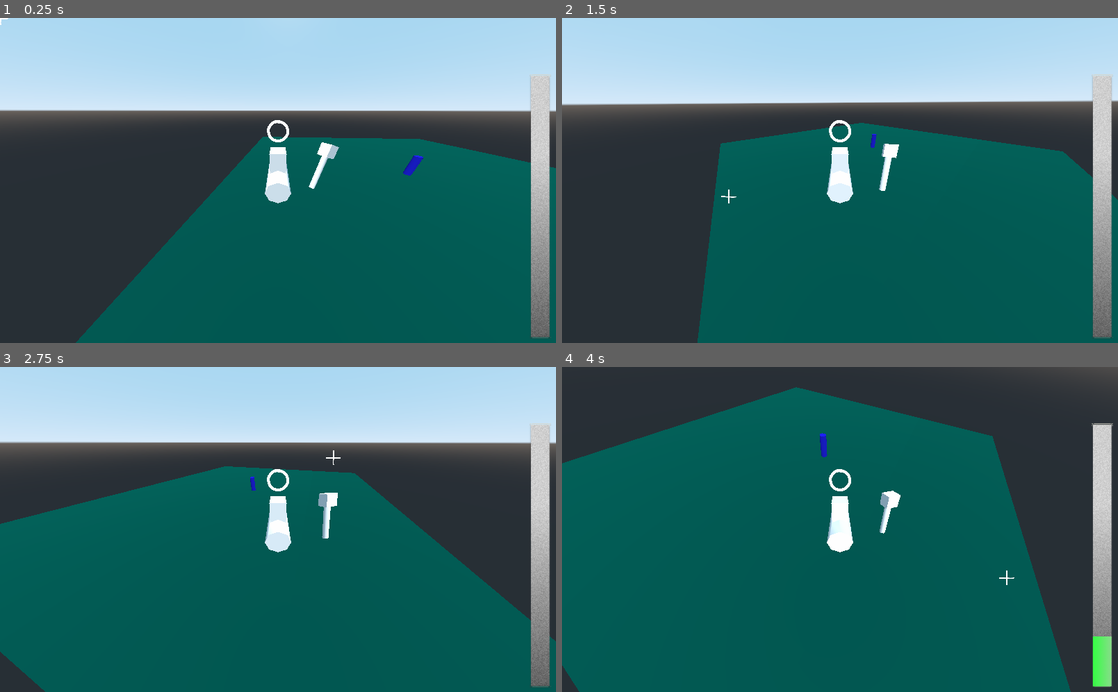
Above: before the commit, frames 1-4 (two rows, left to right).
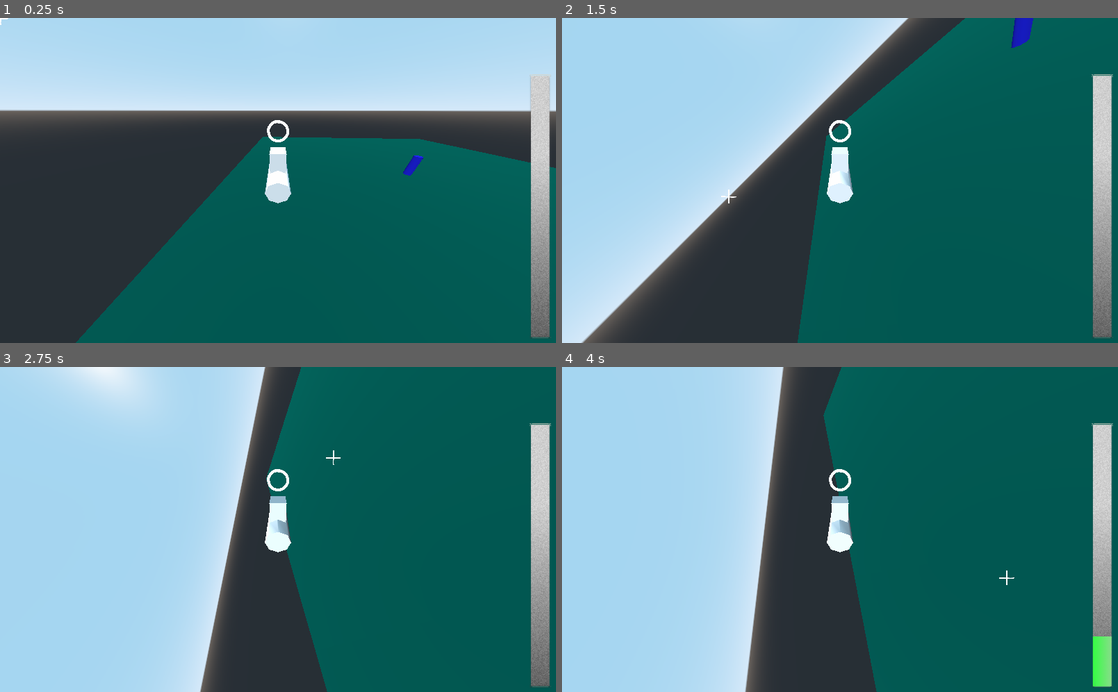
Above: after the commit, the same moments.

Repository: Kaio20/HyperSpaceTrucker
Game: Godot game, scene res://TestScene.tscn
Two runs of this game, one before a commit and one after it. Both use one fixed random seed, a clock stepped at 60 frames per second and the inputs below.
Inputs (mouse positions are in pixels of both pictures, inside the frame that each line leads up to):
- Up to frame 1 (0.25 s): no input
- Up to frame 2 (1.5 s): move the mouse to (962, 164) at 0.52 s; hold D (right) 0.53-1.28 s; move the mouse to (728, 196) at 1.27 s; hold S (back) from 1.28 s (still down)
- Up to frame 3 (2.75 s): move the mouse to (333, 458) at 2.02 s; release S (back) at 2.03 s; hold D (right) from 2.03 s (still down)
- Up to frame 4 (4 s): move the mouse to (812, 594) at 2.77 s; release D (right) at 2.78 s; hold W (forward) 2.78-3.53 s; move the mouse to (1006, 578) at 3.52 s; hold A (left) from 3.53 s (still down)

The runs differ from the first frame. In frame 1, 0.3% of the frame differs, in the area x 55-61%, y 38-53%; in frame 2, 52%; in frame 3, 68%; in frame 4, 69%, in the area x 0-100%, y 0-100%.

Commit message:
More movement work

Diff:
--- a/Player.gd
+++ b/Player.gd
@@ -19,13 +19,11 @@
 var move_2d
 
 func _ready():
-	pass
+	Input.set_mouse_mode(Input.MOUSE_MODE_HIDDEN)
 
 func _physics_process(delta):
 	get_input(delta)
 	velocity = move_and_slide(velocity, Vector3.UP)
-
-	$gravity.look_at(Vector3(0,0,0),Vector3.UP)
 
 	mousePosAim = $MoveTowards.global_transform
 
@@ -42,34 +40,8 @@
 	#debug_geometry.set_color(Color(1,1,1))
 	#debug_geometry.add_vertex(self.transform.origin)
 	#debug_geometry.add_vertex(mousePosAim.origin)
-	#debug_geometry.end()
+	#debug_geometry.end())
 
-	#if universe_center:
-		#Vector between the ship and the UniverseCenter. Normalized because we only care about the direction
-	#	var gravity_direction = (universe_center.global_transform.origin - global_transform.origin)
-
-	#	#Debug
-	#	debug_geometry.clear()
-	#	debug_geometry.begin(PrimitiveMesh.PRIMITIVE_LINES)
-	#	debug_geometry.set_color(Color(1,1,1))
-	#	debug_geometry.add_vertex(self.transform.origin)
-	#	debug_geometry.add_vertex(self.transform.origin + gravity_direction)
-	#	debug_geometry.end()
-
-	#	$Plane.look_at(gravity_direction.normalized(),Vector3.UP)
-
-	#self.global_transform.basis.slerp($gravity.global_transform.basis,delta*89)
-#	print(Quat($gravity.global_transform.basis))
-#	rotate_z(0.005)
-#	self.global_transform = self.global_transform.interpolate_with($gravity.global_transform, delta)
-	#le(self.global_transform.basis,$gravity.global_transform.basis,delta)
-	#$Plane.global_transform.basis.x = $Plane.global_transform.basis.x.linear_interpolate($gravity.global_transform.basis.x, delta)
-	#$Plane.transform.rotated($Plane.transform.basis.z,delta*90)
-	#self.global_transform.basis = Vector3(0,0,$gravity.global_transform.basis.z)
-
-
-	#https://godotengine.org/qa/57911/how-to-lerp-rotation-in-godot-smooth-rotate-back-to-zero
-	#Matrizen dreh matrix
 
 var pitch_input = 0
 var roll_input = 0
@@ -83,10 +55,12 @@
 
 	if move_2d:
 		pitch_input = lerp(pitch_input, move_2d.y * -1, input_response * delta)
-		#roll_input = lerp(roll_input, move_2d.x * -1, input_response * delta)
 		yaw_input = lerp(yaw_input, move_2d.x * -1, input_response * delta)
+		roll_input = lerp(roll_input,
+			Input.get_action_strength("left") - Input.get_action_strength("right"),
+			input_response * delta)
 
-		#transform.basis = transform.basis.rotated(transform.basis.z, roll_input * roll_speed * delta)
+		transform.basis = transform.basis.rotated(transform.basis.z, roll_input * roll_speed * delta)
 		transform.basis = transform.basis.rotated(transform.basis.x, pitch_input * pitch_speed * delta)
 		transform.basis = transform.basis.rotated(transform.basis.y, yaw_input * yaw_speed * delta)
 		transform.basis = transform.basis.orthonormalized()
@@ -99,12 +73,6 @@
 	if Input.is_action_just_pressed("back"):
 		if currentspeed > 0:
 			currentspeed -= speed_step
-	#if Input.is_action_pressed("back"):
-	#	velocity += transform.basis.z * (currentspeed / maxspeed)
-	if Input.is_action_pressed("right"):
-		rotate_y(-rot_speed * delta)
-	if Input.is_action_pressed("left"):
-		rotate_y(rot_speed * delta)
 
 	velocity += -transform.basis.z * ((currentspeed / maxspeed) * maxspeed )
 	velocity.y = vy
--- a/Player.tscn
+++ b/Player.tscn
@@ -29,17 +29,6 @@
 transform = Transform( -1, 0, -8.74228e-08, 0, 1, 0, 8.74228e-08, 0, -1, 0, 0, 0 )
 shape = SubResource( 1 )
 
-[node name="gravity" type="Spatial" parent="."]
-transform = Transform( 1, 0, 0, 0, 1, 0, 0, 0, 1, 2.10729, 0.986001, 0.217597 )
-
-[node name="CSGCylinder" type="CSGCylinder" parent="gravity"]
-transform = Transform( 1, 0, 0, 0, 1, 0, 0, 0, 1, 0, -1, 0 )
-radius = 0.141223
-height = 1.58309
-
-[node name="CSGBox" type="CSGBox" parent="gravity"]
-transform = Transform( 0.257807, 0, 0, 0, 0.257807, 0, 0, 0, 0.257807, 0, 0, 0 )
-
 [node name="Camera" type="Camera" parent="."]
 transform = Transform( 1, 0, 0, 0, 0.83789, 0.545839, 0, -0.545839, 0.83789, 0, 2.56397, 4.95487 )
 fov = 110.0
